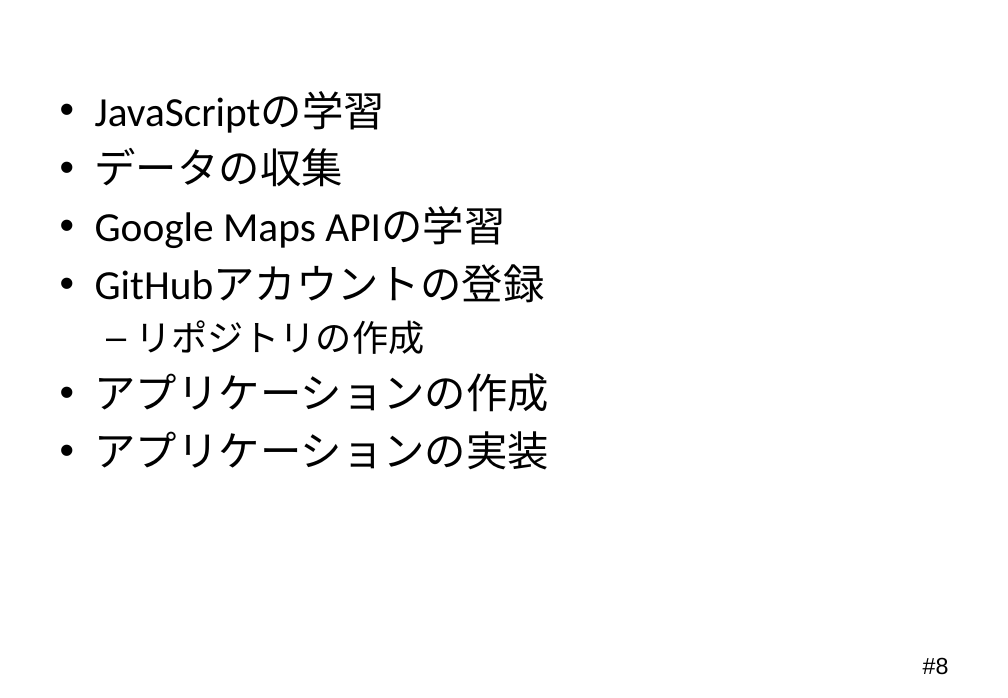
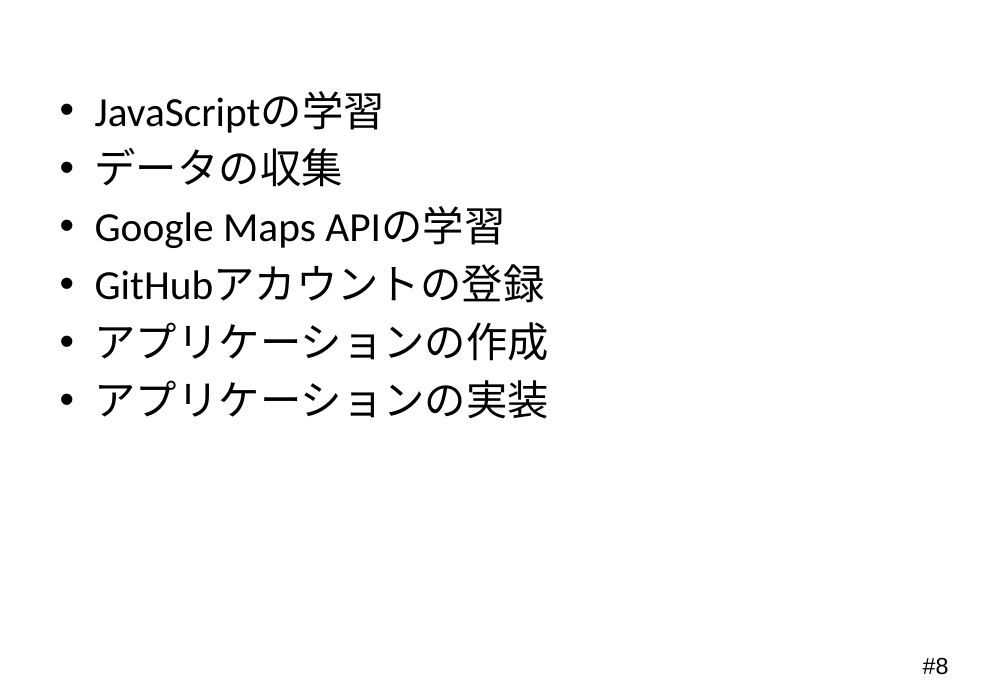
Before and after one commit to Mocchy2/graduation-thesis, a slide deck: slide 8 of 卒業論文 発表用スライド.pptx. Drawn at 1008x698 pixels with LibreOffice and Linux fonts; fonts in the diff are those of the drawing; background and template pictures are left out. Boxes give left, top, right and bottom in pixels: in the first picture for what was removed or moved away, otherwise in the second. Text is boxed around its words. In the diff, an @@ line names an element or a change of style, - is before the commit and + after.

```diff
--- a/卒業論文 発表用スライド.pptx
+++ b/卒業論文 発表用スライド.pptx
@@ text at <box>135,320,424,354</box>: paragraph removed @@
-  – リポジトリの作成
```
Also in this commit, not shown: 1 other slide changed.
